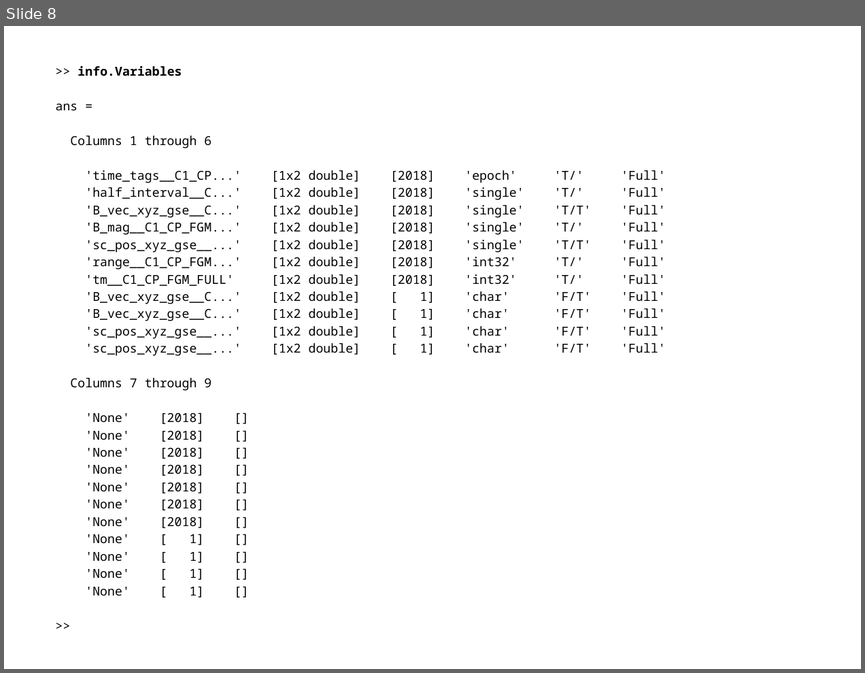
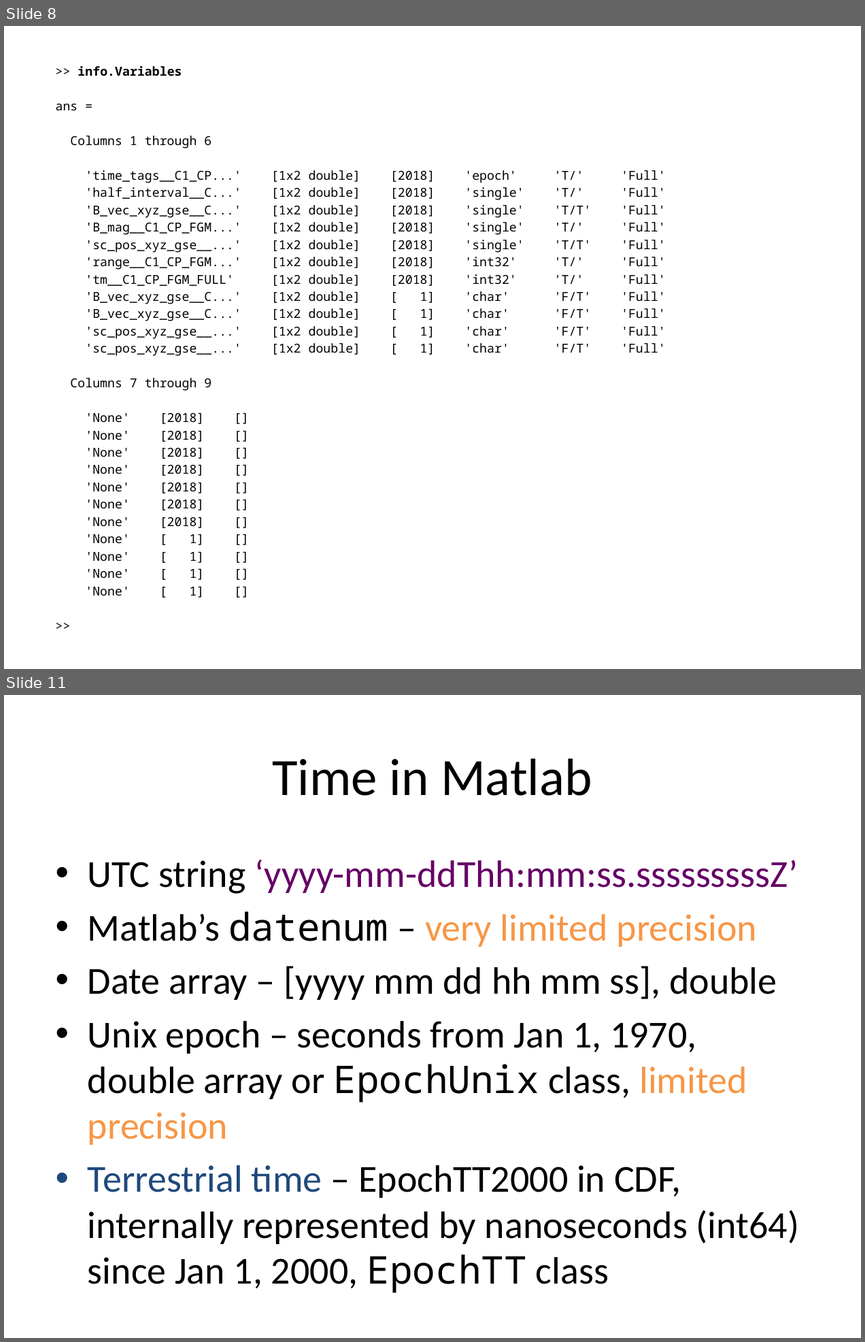
Before and after one commit to irfu/Nordita_Magnetic_Reconnection_School_2015, a slide deck: Lectures/Lecture_1.pptx. Shown one above the other, each under a label of ours: slide 8 before the commit, slides 8 and 11 after it; the slides between them are not shown. The pictures are 865x673 and 865x1342 pixels, drawn with LibreOffice and Linux fonts; fonts in the diff are those of the drawing. Boxes give left, top, right and bottom in pixels: in the first picture for what was removed or moved away, otherwise in the second. Text is boxed around its words. In the diff, an @@ line names an element or a change of style, - is before the commit and + after.

```diff
--- a/Lectures/Lecture_1.pptx
+++ b/Lectures/Lecture_1.pptx
@@ slide 11 added at [4, 695, 861, 1338], background #FFFFFF @@
@@ title added at [272, 758, 592, 796], 44 pt, text #000000 @@
+Time in Matlab
@@ text added at [88, 860, 799, 1288], 32 pt, text #000000 @@
+• UTC string ‘yyyy-mm-ddThh:mm:ss.sssssssssZ’
+• Matlab’s datenum – very limited precision
+• Date array – [yyyy mm dd hh mm ss], double
+• Unix epoch – seconds from Jan 1, 1970, double array or EpochUnix class, limited precision
+• Terrestrial time – EpochTT2000 in CDF, internally represented by nanoseconds (int64) since Jan 1, 2000, EpochTT class
```
Also in this commit, not shown: 7 other slides added, 1 slide removed.
